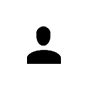
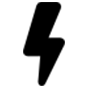
Two versions of the same layered image (88x88). Layer-by-layer changes:
added layer "flash30" above "TabBar@3x" over [23, 2, 65, 86]
hid "tabBarImages_profile" over [27, 26, 61, 64]
